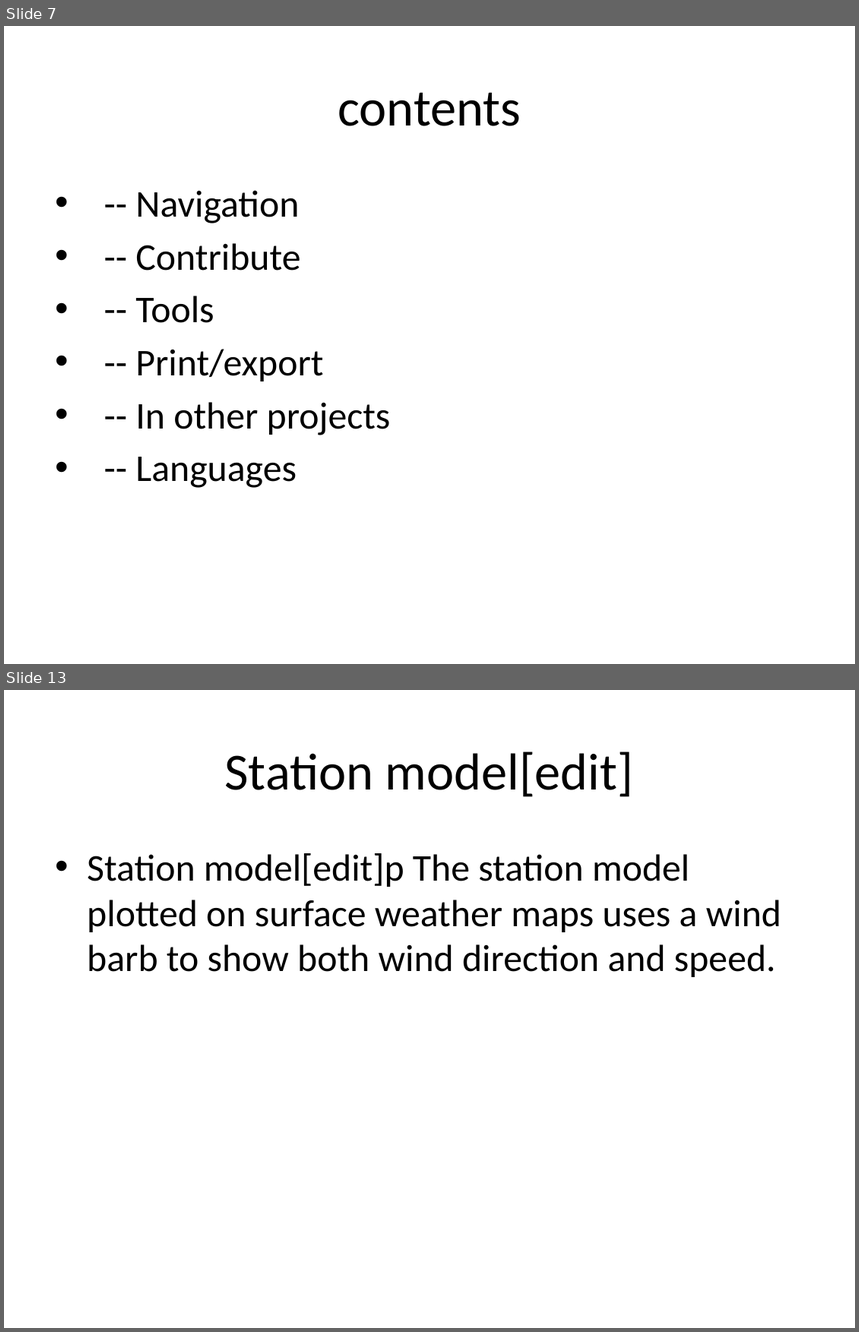
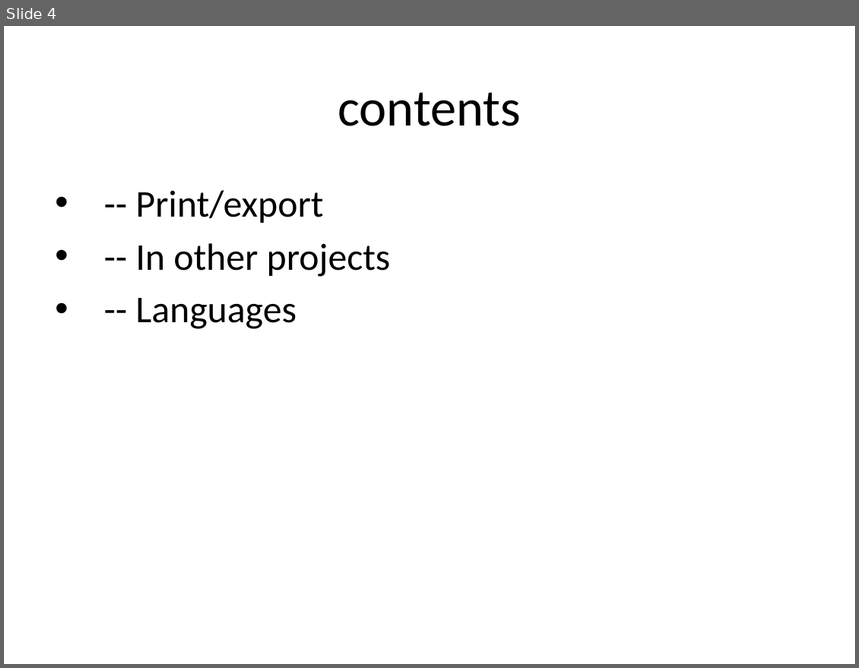
Before and after one commit to eppisai/Uplift---Smart-educational-Platform, a slide deck: AutoPPT-main/AutoPPT-main/something.pptx. Shown one above the other, each under a label of ours: slides 7 and 13 before the commit, slide 4 after it; the slides between them are not shown. The pictures are 859x1332 and 859x668 pixels, drawn with LibreOffice and Linux fonts; fonts in the diff are those of the drawing. Boxes give left, top, right and bottom in pixels: in the first picture for what was removed or moved away, otherwise in the second. Text is boxed around its words. In the diff, an @@ line names an element or a change of style, - is before the commit and + after.

```diff
--- a/AutoPPT-main/AutoPPT-main/something.pptx
+++ b/AutoPPT-main/AutoPPT-main/something.pptx
@@ slide 13 removed at bbox=[4, 690, 855, 1328], background #FFFFFF @@
@@ title removed at bbox=[224, 752, 634, 797] @@
-Station model[edit]
@@ text removed at bbox=[87, 853, 781, 977] @@
-• Station model[edit]p The station model plotted on surface weather maps uses a wind barb to show both wind direction and speed.
@@ what was slide 7 is now slide 4 @@
@@ slide 4 changed as well @@
@@ text at bbox=[135, 190, 300, 323]: paragraphs removed @@
-• -- Navigation
-• -- Contribute
-• -- Tools
```
Also in this commit, not shown: 1 other slide changed, 10 slides added, 42 other slides removed, 1 other file.
